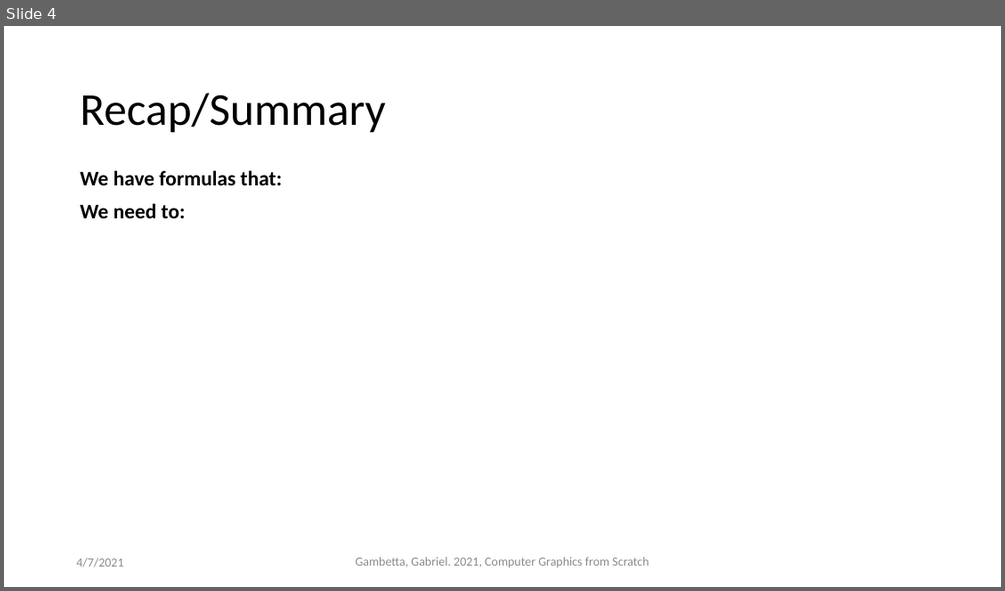
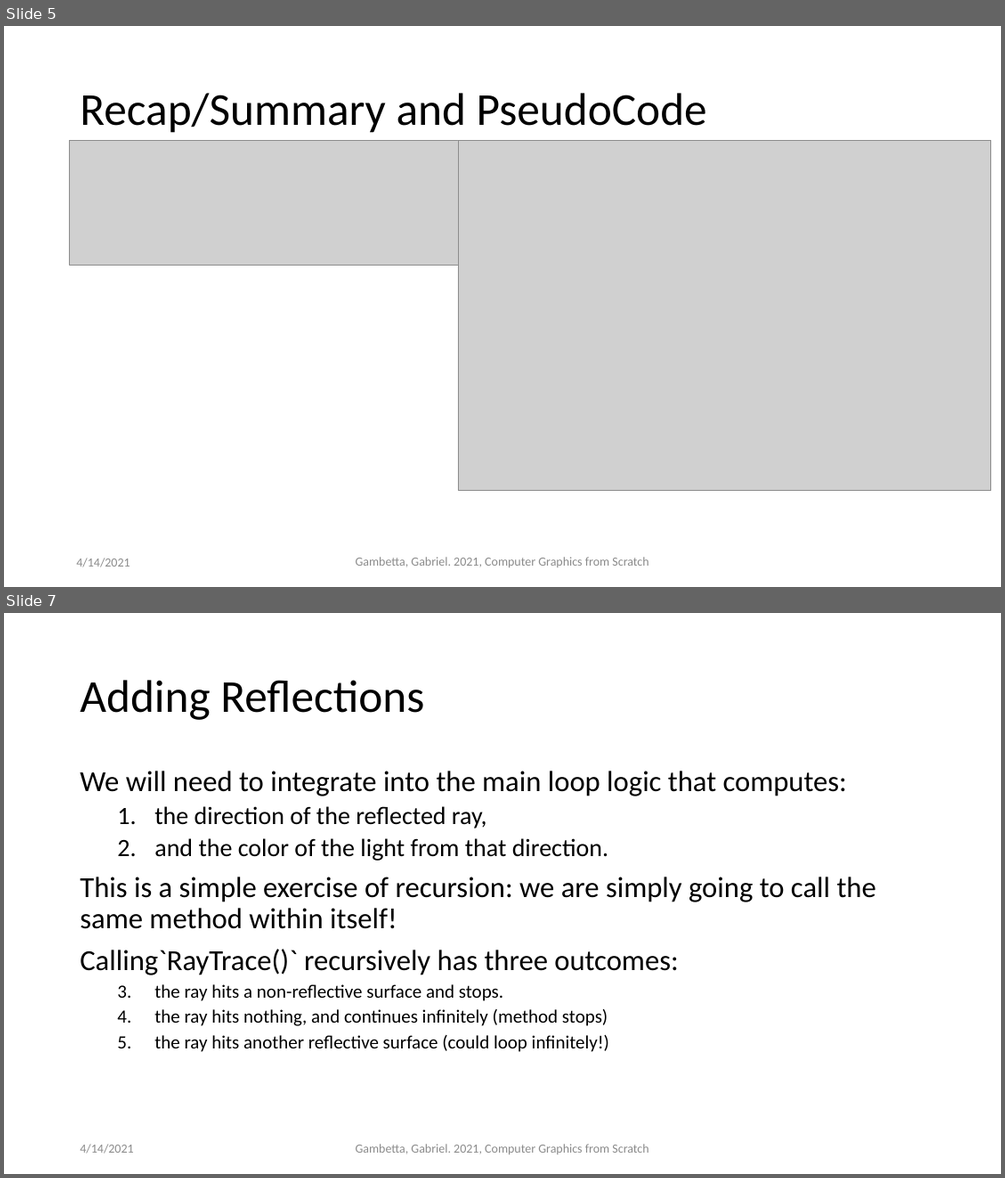
Before and after one commit to ctrachte/JS-Computer-Graphics-Demo, a slide deck: computer-graphics-js-2.pptx. Shown one above the other, each under a label of ours: slide 4 before the commit, slides 5 and 7 after it; the slides between them are not shown. The pictures are 1005x591 and 1005x1178 pixels, drawn with LibreOffice and Linux fonts; fonts in the diff are those of the drawing; grey boxes stand for pictures. Boxes give left, top, right and bottom in pixels: in the first picture for what was removed or moved away, otherwise in the second. Text is boxed around its words. In the diff, an @@ line names an element or a change of style, - is before the commit and + after.

Commit message:
finish ppt slide deck, updated code to include new raytrace methods, reflections, shadows

```diff
--- a/computer-graphics-js-2.pptx
+++ b/computer-graphics-js-2.pptx
@@ slide 7 added at (4, 613, 1001, 1174), background #FFFFFF @@
@@ title added at (80, 680, 424, 720), 44 pt, text #000000 @@
+Adding Reflections
@@ text added at (80, 771, 876, 1052), 28 pt, text #000000 @@
+We will need to integrate into the main loop logic that computes:
+  1. the direction of the reflected ray,
+  2. and the color of the light from that direction.
+This is a simple exercise of recursion: we are simply going to call the same method within itself!
+Calling`RayTrace()` recursively has three outcomes:
+  1. the ray hits a non-reflective surface and stops.
+  2. the ray hits nothing, and continues infinitely (method stops)
+  3. the ray hits another reflective surface (could loop infinitely!)
@@ text added at (80, 1143, 133, 1153), 12 pt, text #8C8C8C @@
+4/14/2021
@@ text added at (356, 1143, 648, 1154), 12 pt, text #8C8C8C @@
+Gambetta, Gabriel. 2021, Computer Graphics from Scratch
@@ what was slide 4 is now slide 5 @@
@@ slide 5 changed as well @@
@@ title at (80, 93, 707, 133): text changed @@
-Recap/Summary
+Recap/Summary and PseudoCode
@@ picture added at (69, 140, 583, 265) @@
@@ picture added at (458, 140, 991, 491) @@
@@ text removed at (80, 170, 282, 218) @@
-We have formulas that:
-We need to:
@@ text at (76, 557, 129, 567): text changed @@
-4/7/2021
+4/14/2021
```
Also in this commit, not shown: 4 other slides changed, 4 other slides added, 1 other file.
